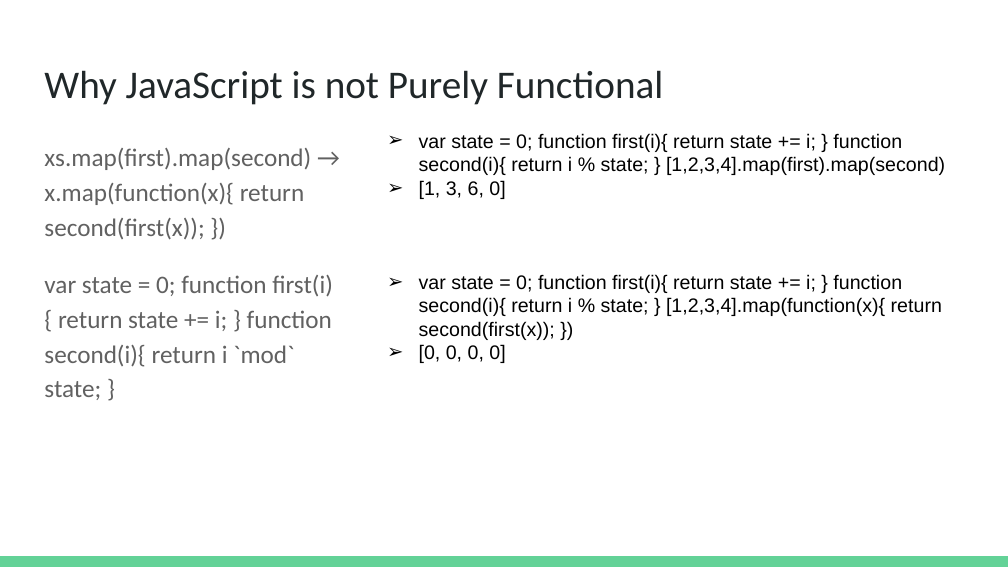
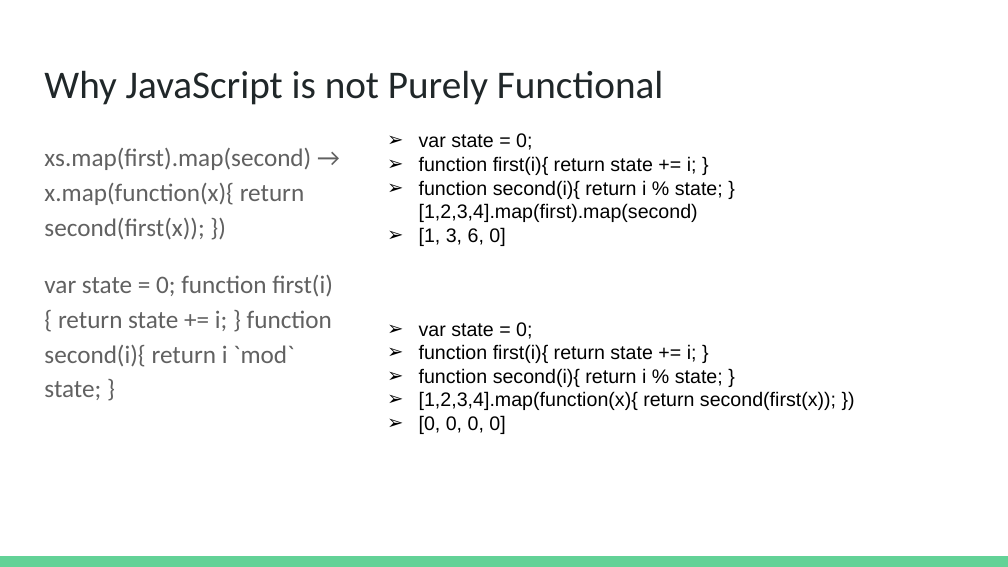
Before and after one commit to seanwestfall/purescript_presentation, a slide deck: slide 6 of pptx/PureScript- JS.la presentation.pptx. Drawn at 1008x567 pixels with LibreOffice and Linux fonts; fonts in the diff are those of the drawing. Boxes give left, top, right and bottom in pixels: in the first picture for what was removed or moved away, otherwise in the second. Text is boxed around its words. In the diff, an @@ line names an element or a change of style, - is before the commit and + after.

Commit message:
Update pptx

```diff
--- a/pptx/PureScript- JS.la presentation.pptx
+++ b/pptx/PureScript- JS.la presentation.pptx
@@ text at [419,133,723,222]: text changed @@
-➢ var state = 0; function first(i){ return state += i; } function second(i){ return i % state; } [1,2,3,4].map(first).map(second)
+➢ var state = 0;
+➢ function first(i){ return state += i; }
+➢ function second(i){ return i % state; } [1,2,3,4].map(first).map(second)
@@ text at [419,322,836,410]: text changed @@
-➢ var state = 0; function first(i){ return state += i; } function second(i){ return i % state; } [1,2,3,4].map(function(x){ return second(first(x)); })
+➢ var state = 0;
+➢ function first(i){ return state += i; }
+➢ function second(i){ return i % state; }
+➢ [1,2,3,4].map(function(x){ return second(first(x)); })
```
Also in this commit, not shown: 2 other slides changed, 7 slides added, 1 slide removed, 1 other file.
